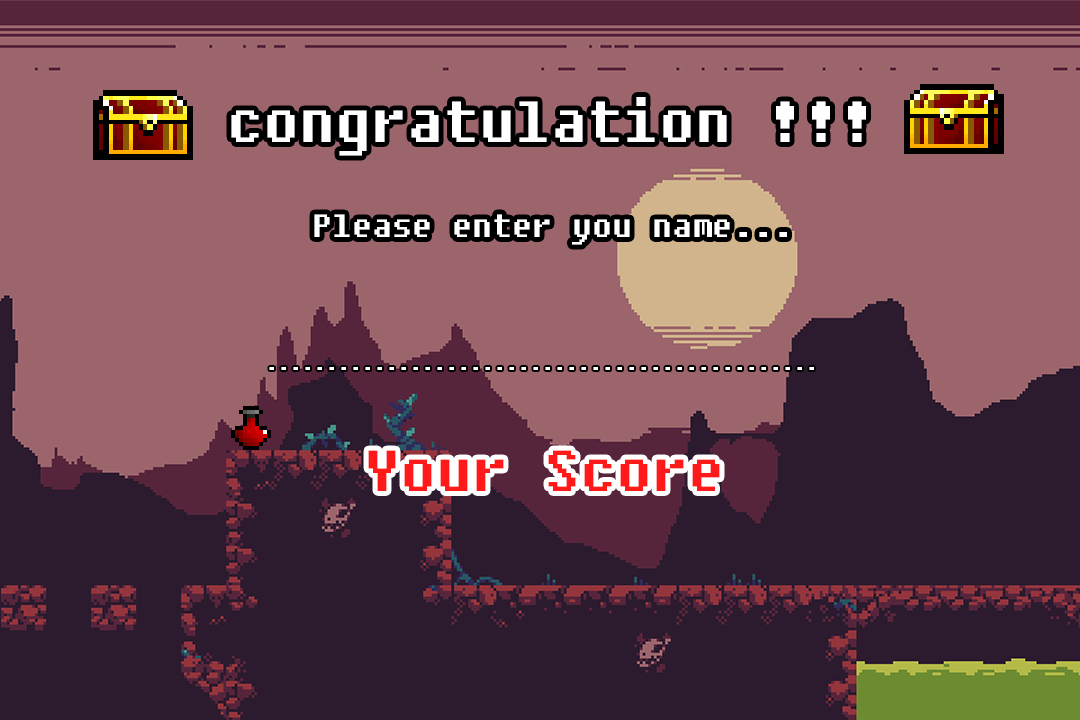
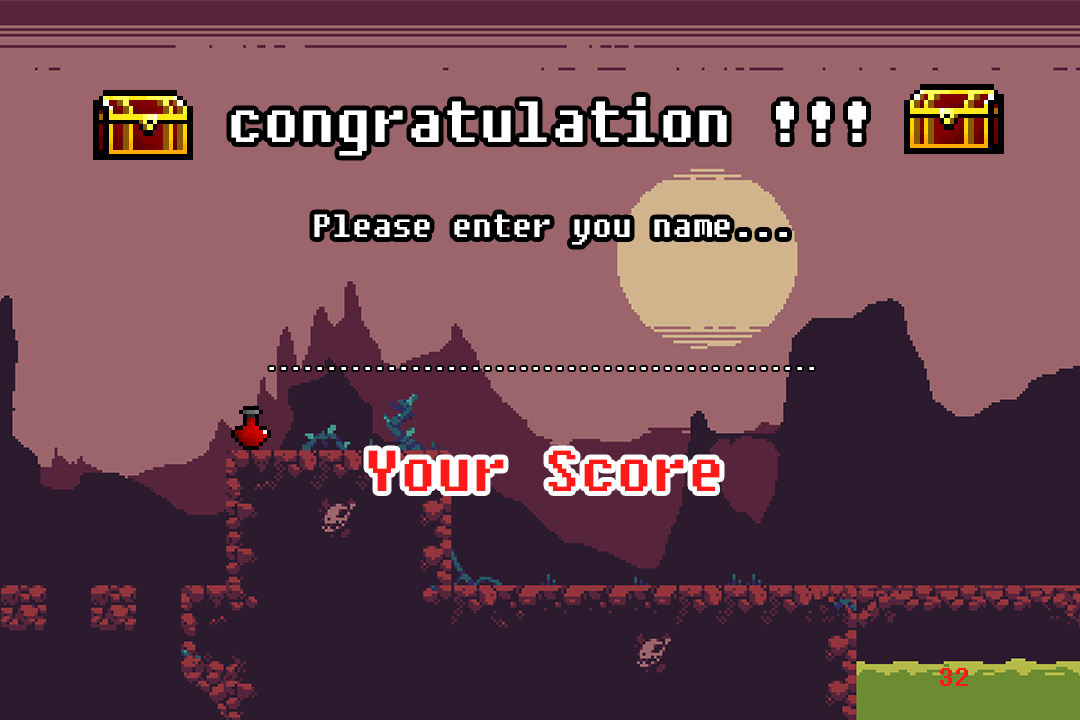
Layered file, before and after one edit (w=1080, h=720). Changes by layer:
added layer "32" above "Your Score" over [940, 668, 968, 686]
